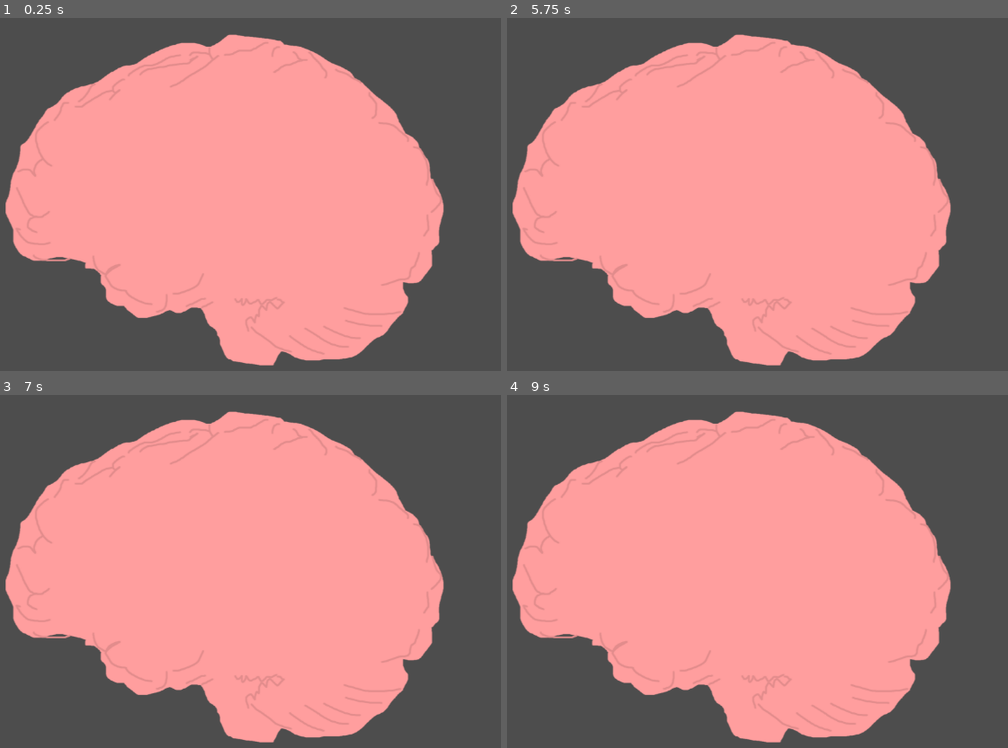
Above: before the commit, frames 1-4 (two rows, left to right).
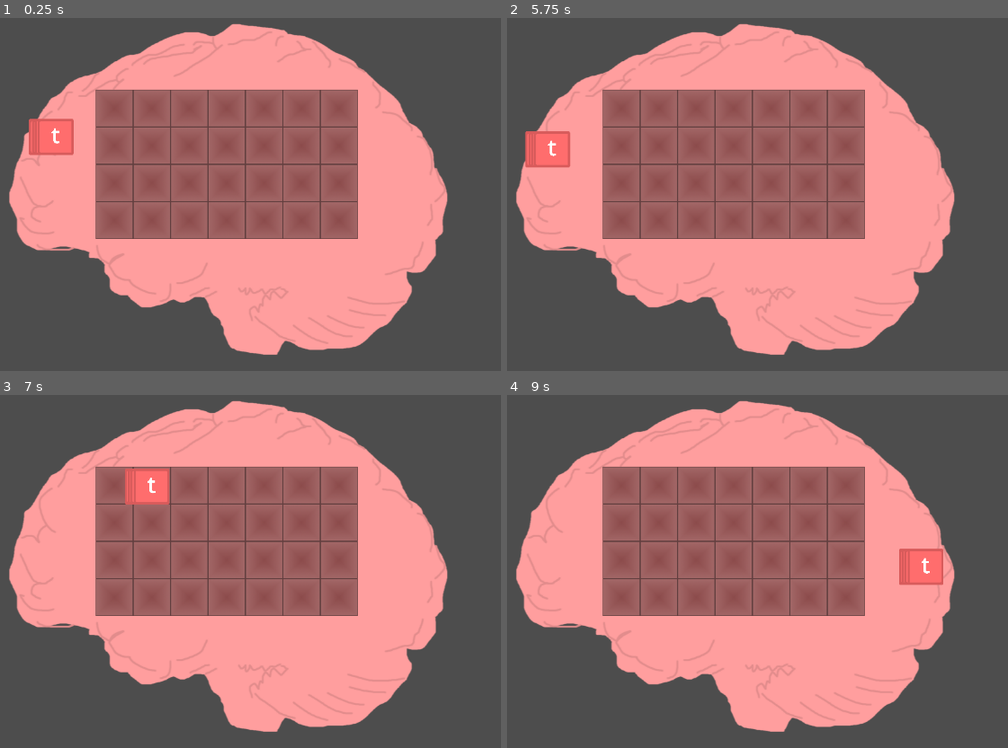
Above: after the commit, the same moments.

Repository: hulien22/ldjam54
Game: Godot game, scene res://scenes/test.tscn
Two runs of this game, one before a commit and one after it. Both use one fixed random seed, a clock stepped at 60 frames per second and the inputs below. This scene is started directly instead of the project's main scene.
Inputs (mouse positions are in pixels of both pictures, inside the frame that each line leads up to):
- Up to frame 1 (0.25 s): no input
- Up to frame 2 (5.75 s): click (622, 109) at 0.52 s; click (622, 109) at 1.27 s; click (622, 109) at 2.02 s; tap Enter at 2.75, 4.25 s; move the mouse to (917, 190) at 2.77 s; click (917, 190) at 2.85 s; tap Space at 3.5, 5 s; drag from (617, 229) to (722, 289) at 3.52 s; move the mouse to (832, 120) at 4.27 s; click (832, 120) at 4.35 s; drag from (722, 289) to (542, 148) at 5.02 s
- Up to frame 3 (7 s): move the mouse to (465, 645) at 5.77 s; click (465, 645) at 5.85 s; tap Enter at 6.5 s; drag from (35, 525) to (145, 486) at 6.52 s
- Up to frame 4 (9 s): move the mouse to (797, 585) at 7.27 s; click (797, 585) at 7.35 s; tap Space at 8 s; drag from (652, 486) to (617, 606) at 8.02 s; move the mouse to (917, 567) at 8.77 s; click (917, 567) at 8.85 s

The runs differ from the first frame. In frame 1, 31% of the frame differs, in the area x 1-90%, y 1-99%; in frame 2, 31%; in frame 3, 30%; in frame 4, 31%.
Error before the commit: Invalid assignment of index '0' (on base: 'Array') with value of type 'Array'. (res://scripts/Brain.gd:16)

Commit message:
drag and drop wip

Diff:
--- a/scenes/Brain.tscn
+++ b/scenes/Brain.tscn
@@ -7,4 +7,5 @@
 script = ExtResource("1_pcbub")
 
 [node name="Brain" type="Sprite2D" parent="."]
+position = Vector2(182, 132)
 texture = ExtResource("2_cwi72")
--- a/scenes/GridTile.tscn
+++ b/scenes/GridTile.tscn
@@ -17,6 +17,7 @@
 offset_bottom = 300.0
 
 [node name="Button" type="Button" parent="."]
+modulate = Color(1, 1, 1, 0.494118)
 offset_left = -300.0
 offset_top = -300.0
 offset_right = 300.0
--- a/scenes/Tile.tscn
+++ b/scenes/Tile.tscn
@@ -17,11 +17,6 @@
 scale = Vector2(1.2, 1.2)
 texture = ExtResource("1_l5ifo")
 
-[node name="TileColl" type="CollisionShape2D" parent="Area2D"]
-position = Vector2(0, 5.28991e-06)
-scale = Vector2(1.2, 1.2)
-shape = SubResource("RectangleShape2D_0bbrv")
-
 [node name="TileText" type="RichTextLabel" parent="Area2D"]
 offset_left = -360.0
 offset_top = -360.0
@@ -35,9 +30,16 @@
 autowrap_mode = 0
 metadata/_edit_use_anchors_ = true
 
+[node name="TileColl" type="CollisionShape2D" parent="Area2D"]
+position = Vector2(-3.05176e-05, -3.05176e-05)
+scale = Vector2(1.2, 1.2)
+shape = SubResource("RectangleShape2D_0bbrv")
+
 [node name="Rect" type="ColorRect" parent="."]
 visible = false
 offset_left = -360.0
 offset_top = -360.0
 offset_right = 360.0
 offset_bottom = 360.0
+
+[connection signal="input_event" from="Area2D" to="." method="_on_area_2d_input_event"]
--- a/scenes/WordTile.tscn
+++ b/scenes/WordTile.tscn
@@ -1,9 +1,18 @@
-[gd_scene load_steps=3 format=3 uid="uid://sx2gqphom8wy"]
+[gd_scene load_steps=4 format=3 uid="uid://sx2gqphom8wy"]
 
 [ext_resource type="Script" path="res://scripts/WordTile.gd" id="1_87gpv"]
 [ext_resource type="PackedScene" uid="uid://ccosysn4u6uvt" path="res://scenes/Tile.tscn" id="3_af8my"]
+
+[sub_resource type="RectangleShape2D" id="RectangleShape2D_5ncpd"]
 
 [node name="WordTile" type="Node2D"]
 script = ExtResource("1_87gpv")
 word = "biggerest"
 tileScene = ExtResource("3_af8my")
+
+[node name="WordArea" type="Area2D" parent="."]
+visible = false
+
+[node name="WordColl" type="CollisionShape2D" parent="WordArea"]
+visible = false
+shape = SubResource("RectangleShape2D_5ncpd")
--- a/scenes/test.tscn
+++ b/scenes/test.tscn
@@ -1,16 +1,17 @@
-[gd_scene load_steps=3 format=3 uid="uid://rltch5jb3g6h"]
+[gd_scene load_steps=4 format=3 uid="uid://rltch5jb3g6h"]
 
 [ext_resource type="PackedScene" uid="uid://b1hwh75rufqtn" path="res://scenes/Brain.tscn" id="1_3ep46"]
 [ext_resource type="PackedScene" uid="uid://sx2gqphom8wy" path="res://scenes/WordTile.tscn" id="1_a4qtr"]
+[ext_resource type="PackedScene" uid="uid://jxidb2mxy764" path="res://scenes/GridTile.tscn" id="3_bb6ue"]
 
 [node name="Node2D" type="Node2D"]
 
+[node name="Brain" parent="." instance=ExtResource("1_3ep46")]
+position = Vector2(355, 161)
+gridTileScene = ExtResource("3_bb6ue")
+size = Vector2(7, 4)
+
 [node name="WordTile" parent="." instance=ExtResource("1_a4qtr")]
-visible = false
 position = Vector2(247, 207)
 word = "test"
-spread = 10.0
-
-[node name="Brain" parent="." instance=ExtResource("1_3ep46")]
-position = Vector2(531, 310)
-size = Vector2(9, 5)
+tileScale = 0.08
--- a/scripts/Brain.gd
+++ b/scripts/Brain.gd
@@ -5,23 +5,23 @@
 @export var size: Vector2
 @export var spread: float = 0
 @export var tileScale: float=0.1
-signal move_player_click(posn: Vector2)
+@export var canBuyTiles: bool= false
 var grid = []
 
 func _ready():
-	#move_player_click.connect("move_player_click", _on_tile_clicked)
+
 	print("test")
 	for h in size.y:
 		var str= ""
-		grid[h]=[]
+		grid.append([])
 		for l in size.x:
 			var gridTile = gridTileScene.instantiate()
 			add_child(gridTile)
-			gridTile.posn = Vector2(h,l)
+			gridTile.connect("select_tile_click", _on_tile_clicked)
+			gridTile.posn = Vector2(l,h)
 			gridTile.scale = Vector2(tileScale,tileScale)
-			gridTile.position = Vector2(h*gridTile.get_height()*tileScale+h*spread,
-											l*gridTile.get_width()*tileScale+l*spread)
-			grid[h][l]=gridTile
+			gridTile.position = Vector2(l*gridTile.get_width()+l*spread,h*gridTile.get_height()+h*spread)
+			grid[h].append(gridTile)
 		print(str)
 			#var char = word[x][y]
 			#var tile = tileScene.instantiate()
@@ -39,5 +39,11 @@
 func mouse_to_grid(pos):
 	pass
 
-func _on_tile_clicked(posn: Vector2):
-	pass
+func _on_tile_clicked(gridPosn:Vector2):
+	print(gridPosn)
+	if canBuyTiles:
+		var clickedTile = grid[gridPosn.y][gridPosn.x]
+		if clickedTile.isLocked():
+			clickedTile.unlock()
+		else:
+			clickedTile.lock()
--- a/scripts/GridTile.gd
+++ b/scripts/GridTile.gd
@@ -4,6 +4,7 @@
 var islocked = false
 var unlockedMod = Color(1,1,1,1)
 var lockedMod = Color(0.3,0.3,0.3,1)
+signal select_tile_click(posn: Vector2)
 
 # Called when the node enters the scene tree for the first time.
 func _ready():
@@ -17,7 +18,7 @@
 	$GridImg.set_modulate(lockedMod)
 	islocked=true
 
-func isLock():
+func isLocked():
 	return islocked
 
 func get_height():
@@ -32,5 +33,4 @@
 
 
 func _on_button_pressed():
-	pass
-	#Events.emit_signal("move_player_click", posn)
+	emit_signal("select_tile_click", posn)
--- a/scripts/Tile.gd
+++ b/scripts/Tile.gd
@@ -1,7 +1,7 @@
 extends Node2D
 
 @export var letter: String
-
+signal select_drag(isSel: bool)
 # Called when the node enters the scene tree for the first time.
 func _ready():
 	if letter.length() > 1:
@@ -12,3 +12,12 @@
 # Called every frame. 'delta' is the elapsed time since the previous frame.
 func _process(delta):
 	pass
+
+
+func _on_area_2d_input_event(viewport, event, shape_idx):
+	if Input.is_action_just_pressed("inv_grab"):
+		print("grab")
+		emit_signal("select_drag",true)
+	if Input.is_action_just_released("inv_grab"):
+		print("release")
+		emit_signal("select_drag",true)
--- a/scripts/WordTile.gd
+++ b/scripts/WordTile.gd
@@ -6,7 +6,7 @@
 @export var tileScene: PackedScene
 
 var tiles= []
-
+var isSelected = false
 func _ready():
 
 	for i in len(word):
@@ -14,10 +14,18 @@
 		var tile = tileScene.instantiate()
 		tile.scale = Vector2(tileScale,tileScale)
 		tile.letter = char
+		tile.connect("select_drag",set_selected)
 		tile.position = Vector2(i*tile.get_width()*tileScale+i*spread,0)
 		tiles.append(tile)
 		add_child(tile)
 
+
 # Called every frame. 'delta' is the elapsed time since the previous frame.
 func _process(delta):
 	pass
+func set_selected(isSel):
+	isSelected = isSel
+	print("is selected",isSelected)
+func _physics_process(delta):
+	if isSelected:
+		global_position = lerp(global_position,get_global_mouse_position(),25*delta)
